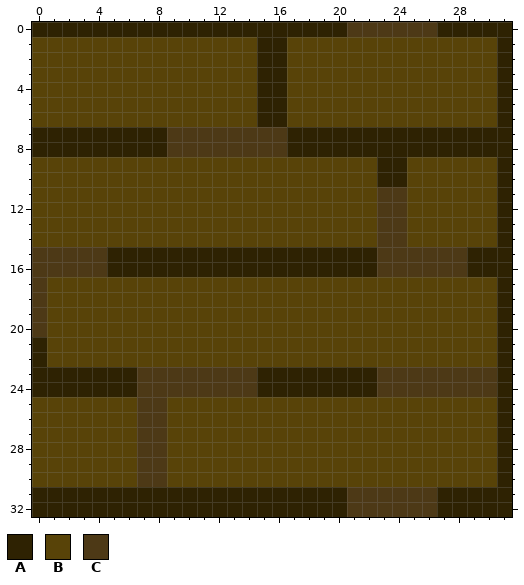
One commit to this pixel-art sprite: assets/images/tile/woodfloor.png. The picture above is the old version.
The file is 32x33 pixels. Colours within 5 levels of each other are drawn and written as one.
Palette (. is transparent): A #2e2202  B #584308  C #4d3916
Pixels before, first column x 0:
 0 AAAAAAAAAAAAAAAAAAAAACCCCCCAAAAA
 1 BBBBBBBBBBBBBBBAABBBBBBBBBBBBBBA
 2 BBBBBBBBBBBBBBBAABBBBBBBBBBBBBBA
 3 BBBBBBBBBBBBBBBAABBBBBBBBBBBBBBA
 4 BBBBBBBBBBBBBBBAABBBBBBBBBBBBBBA
 5 BBBBBBBBBBBBBBBAABBBBBBBBBBBBBBA
 6 BBBBBBBBBBBBBBBAABBBBBBBBBBBBBBA
 7 AAAAAAAAACCCCCCCCAAAAAAAAAAAAAAA
 8 AAAAAAAAACCCCCCCCAAAAAAAAAAAAAAA
 9 BBBBBBBBBBBBBBBBBBBBBBBAABBBBBBA
10 BBBBBBBBBBBBBBBBBBBBBBBAABBBBBBA
11 BBBBBBBBBBBBBBBBBBBBBBBCCBBBBBBA
12 BBBBBBBBBBBBBBBBBBBBBBBCCBBBBBBA
13 BBBBBBBBBBBBBBBBBBBBBBBCCBBBBBBA
14 BBBBBBBBBBBBBBBBBBBBBBBCCBBBBBBA
15 CCCCCAAAAAAAAAAAAAAAAAACCCCCCAAA
16 CCCCCAAAAAAAAAAAAAAAAAACCCCCCAAA
17 CBBBBBBBBBBBBBBBBBBBBBBBBBBBBBBA
18 CBBBBBBBBBBBBBBBBBBBBBBBBBBBBBBA
19 CBBBBBBBBBBBBBBBBBBBBBBBBBBBBBBA
20 CBBBBBBBBBBBBBBBBBBBBBBBBBBBBBBA
21 ABBBBBBBBBBBBBBBBBBBBBBBBBBBBBBA
22 ABBBBBBBBBBBBBBBBBBBBBBBBBBBBBBA
23 AAAAAAACCCCCCCCAAAAAAAACCCCCCCCA
24 AAAAAAACCCCCCCCAAAAAAAACCCCCCCCA
25 BBBBBBBCCBBBBBBBBBBBBBBBBBBBBBBA
26 BBBBBBBCCBBBBBBBBBBBBBBBBBBBBBBA
27 BBBBBBBCCBBBBBBBBBBBBBBBBBBBBBBA
28 BBBBBBBCCBBBBBBBBBBBBBBBBBBBBBBA
29 BBBBBBBCCBBBBBBBBBBBBBBBBBBBBBBA
30 BBBBBBBCCBBBBBBBBBBBBBBBBBBBBBBA
31 AAAAAAAAAAAAAAAAAAAAACCCCCCAAAAA
32 AAAAAAAAAAAAAAAAAAAAACCCCCCAAAAA
Now the later version:
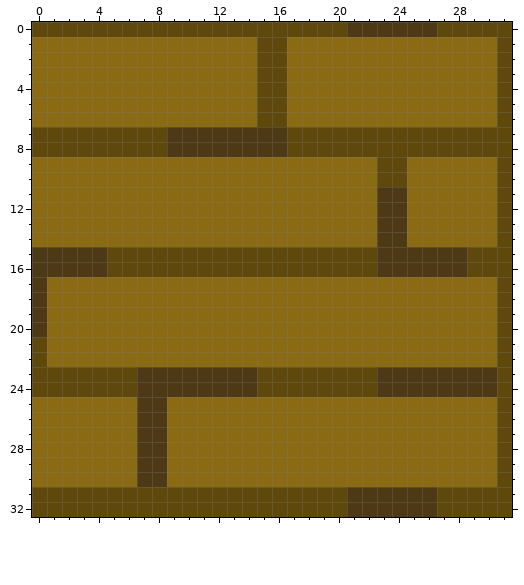
The edit:
Colour A changes from #2e2202 to #5e480c.
Colour B changes from #584308 to #8a6a13.
Boxes around the changes in both pictures, in picture pixels (x1, y1, x2, y2):
changed: (32, 22, 512, 517)
